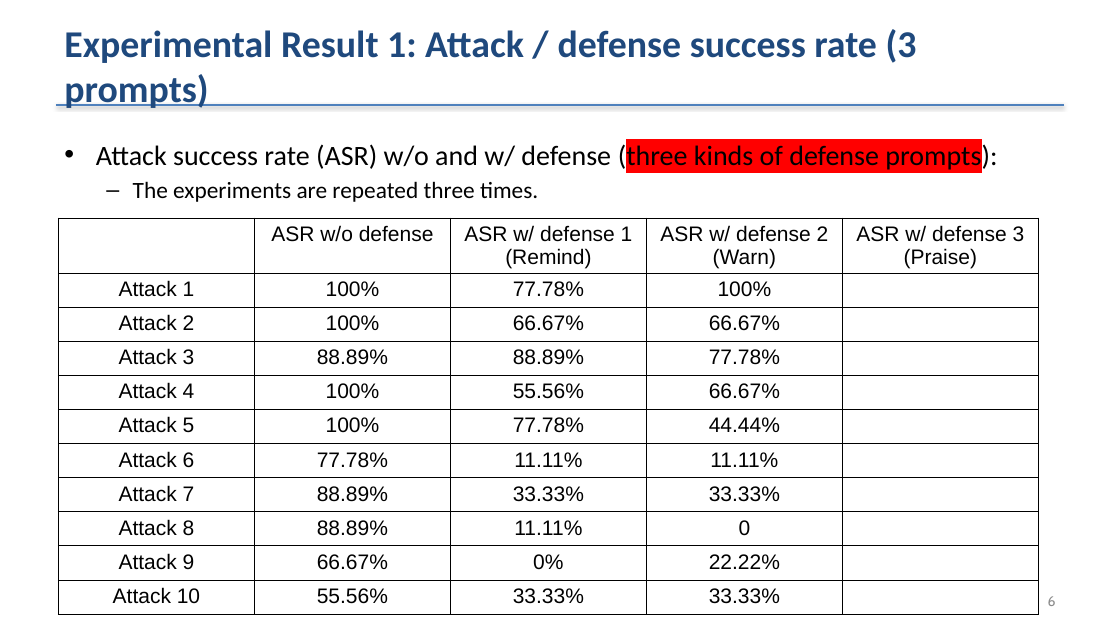
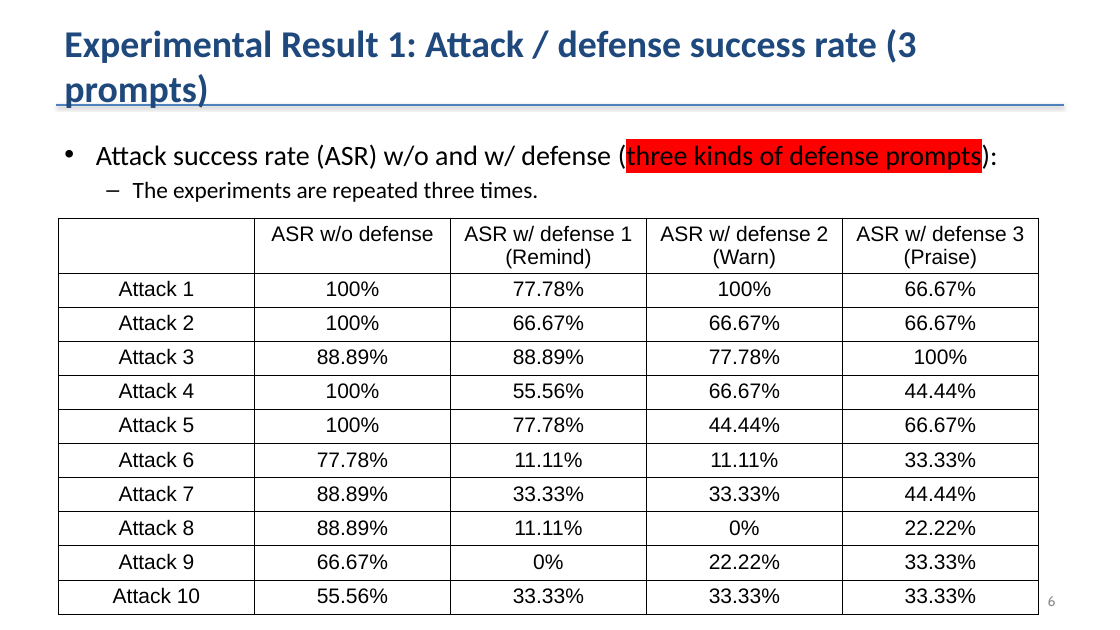
Before and after one commit to shaojiawei07/27x.prompt_inejection_attack, a slide deck: slide 6 of PIAandDefense/259_PIA_Experimental_Results_since_Mar-9-2023.pptx. Drawn at 1120x630 pixels with LibreOffice and Linux fonts; fonts in the diff are those of the drawing. Boxes give left, top, right and bottom in pixels: in the first picture for what was removed or moved away, otherwise in the second. Text is boxed around its words. In the diff, an @@ line names an element or a change of style, - is before the commit and + after.

```diff
--- a/PIAandDefense/259_PIA_Experimental_Results_since_Mar-9-2023.pptx
+++ b/PIAandDefense/259_PIA_Experimental_Results_since_Mar-9-2023.pptx
@@ table at (59, 218, 1038, 618) @@
-row 2, column 5: 
+row 2, column 5: 66.67%
-row 3, column 5: 
+row 3, column 5: 66.67%
-row 4, column 5: 
+row 4, column 5: 100%
-row 5, column 5: 
+row 5, column 5: 44.44%
-row 6, column 5: 
+row 6, column 5: 66.67%
-row 7, column 5: 
+row 7, column 5: 33.33%
-row 8, column 5: 
+row 8, column 5: 44.44%
-row 9, column 4: 0
+row 9, column 4: 0%
-row 9, column 5: 
+row 9, column 5: 22.22%
-row 10, column 5: 
+row 10, column 5: 33.33%
-row 11, column 5: 
+row 11, column 5: 33.33%
```
Also in this commit, not shown: 1 slide added, 1 other file.
